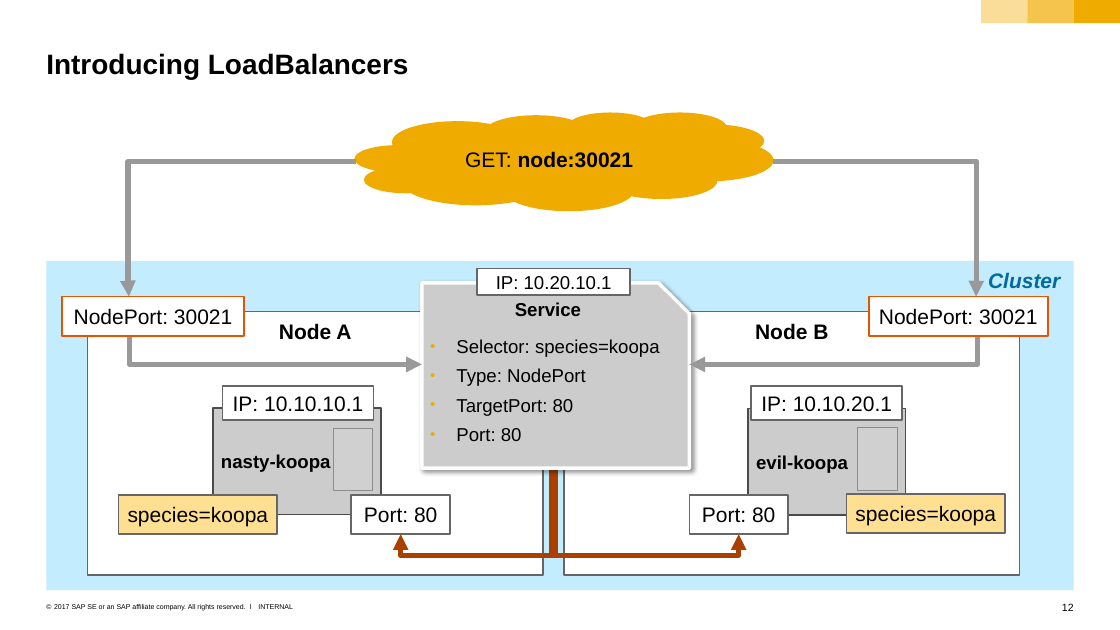
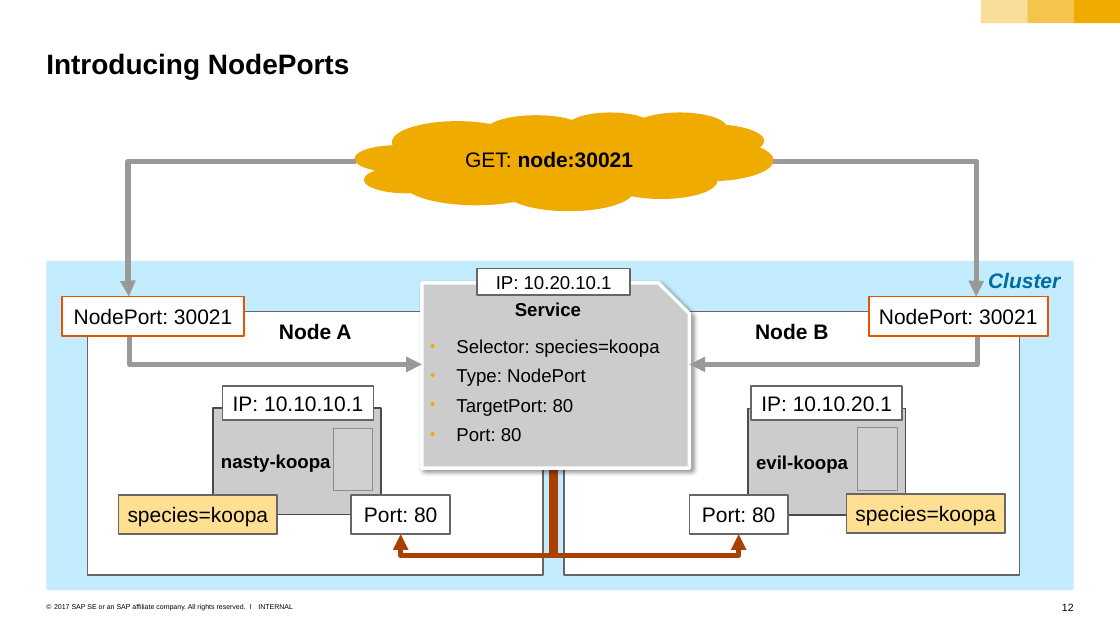
Before and after one commit to cuijiyao01/docker-k8s-training, a slide deck: slide 12 of kubernetes/04_networking_services.pptx. Drawn at 1120x630 pixels with LibreOffice and Linux fonts; fonts in the diff are those of the drawing; grey boxes stand for pictures. Boxes give left, top, right and bottom in pixels: in the first picture for what was removed or moved away, otherwise in the second. Text is boxed around its words. In the diff, an @@ line names an element or a change of style, - is before the commit and + after.

Commit message:
silde 12, change headline to NodePorts (instead of loadbalancers)

```diff
--- a/kubernetes/04_networking_services.pptx
+++ b/kubernetes/04_networking_services.pptx
@@ title at [46, 53, 349, 79]: text changed @@
-Introducing LoadBalancers
+Introducing NodePorts
```
